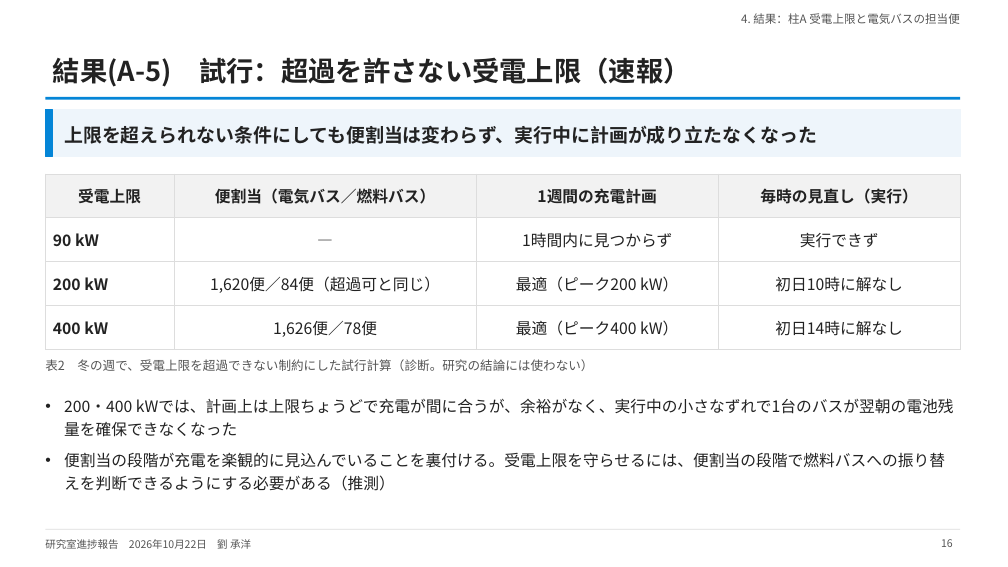
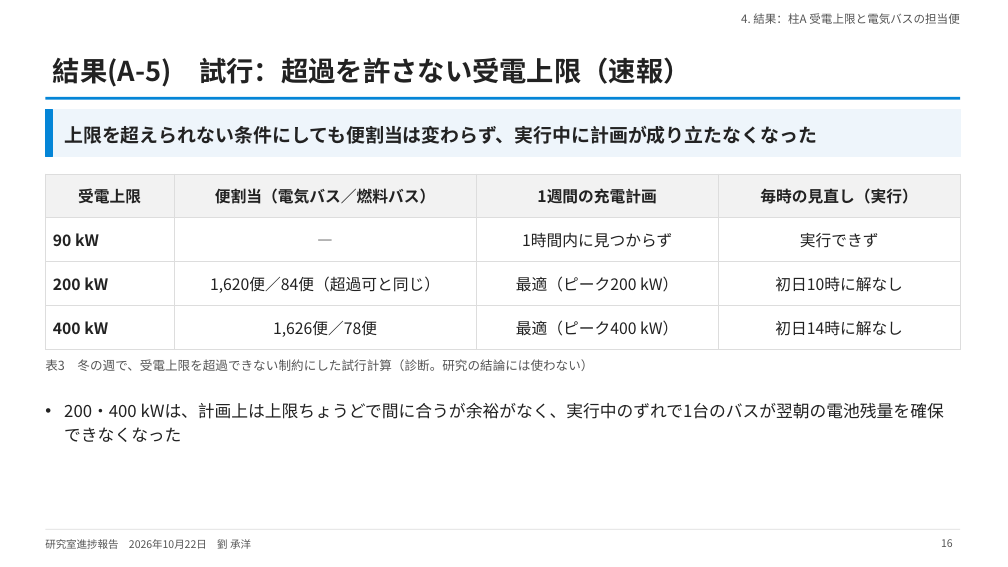
Before and after one commit to CYLIU2003/master-course, a slide deck: slide 16 of outcome/2026-10-22_lab_progress/lab_progress_20261022.pptx. Drawn at 1008x567 pixels with LibreOffice and Linux fonts; fonts in the diff are those of the drawing. Boxes give left, top, right and bottom in pixels: in the first picture for what was removed or moved away, otherwise in the second. Text is boxed around its words. In the diff, an @@ line names an element or a change of style, - is before the commit and + after.

```diff
--- a/outcome/2026-10-22_lab_progress/lab_progress_20261022.pptx
+++ b/outcome/2026-10-22_lab_progress/lab_progress_20261022.pptx
@@ text at (45, 359, 593, 371): text changed @@
-表2 冬の週で、受電上限を超過できない制約にした試行計算（診断。研究の結論には使わない）
+表3 冬の週で、受電上限を超過できない制約にした試行計算（診断。研究の結論には使わない）
@@ text at (64, 403, 944, 419): text changed; size 15 to 16 pt @@
-• 200・400 kWでは、計画上は上限ちょうどで充電が間に合うが、余裕がなく、実行中の小さなずれで1台のバスが翌朝の電池残量を確保できなくなった
-• 便割当の段階が充電を楽観的に見込んでいることを裏付ける。受電上限を守らせるには、便割当の段階で燃料バスへの振り替えを判断できるようにする必要がある（推測）
+• 200・400 kWは、計画上は上限ちょうどで間に合うが余裕がなく、実行中のずれで1台のバスが翌朝の電池残量を確保できなくなった
```
Also in this commit, not shown: 7 other slides changed, 2 slides added, 1 slide removed, 3 other files.
